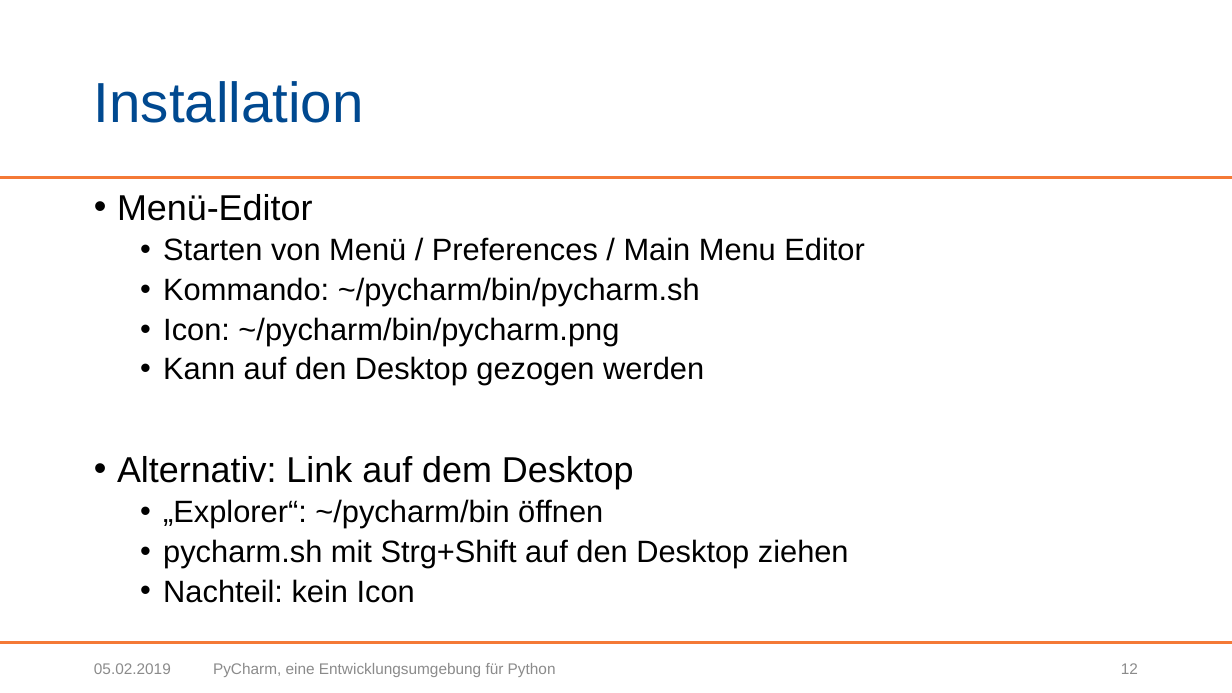
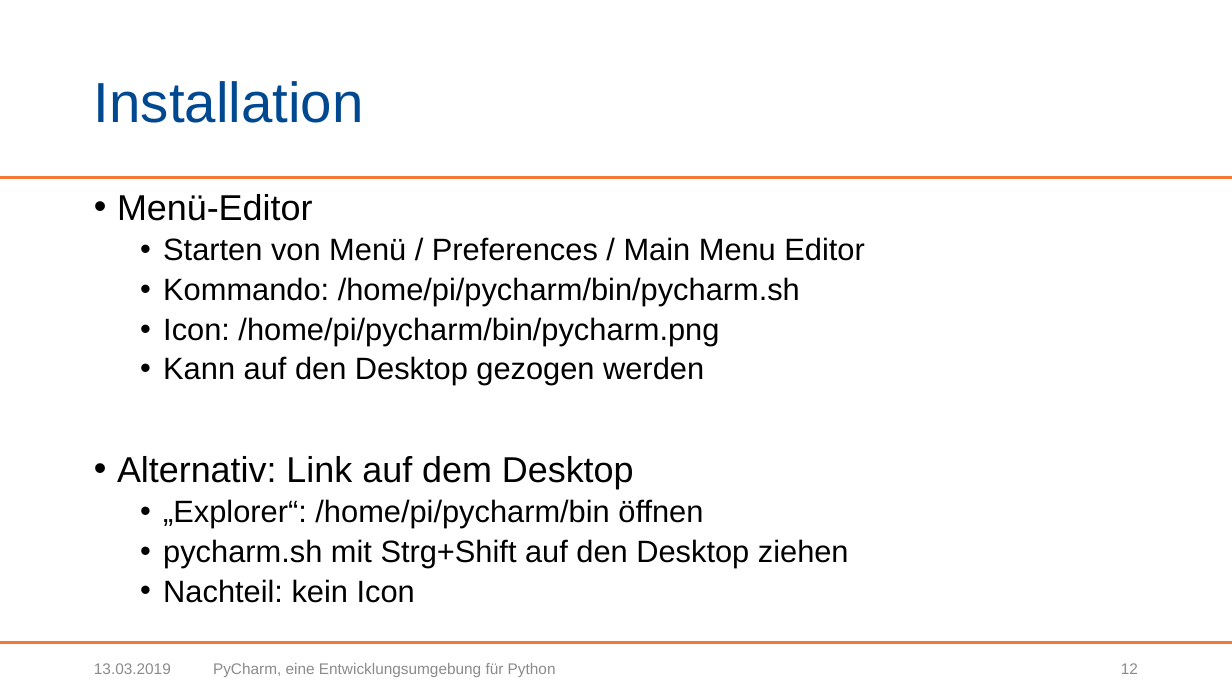
Before and after one commit to BogyMitutoyoCTL/Tetris-Preparation, a slide deck: slide 12 of Präsentationen/Pycharm.pptx. Drawn at 1232x693 pixels with LibreOffice and Linux fonts; fonts in the diff are those of the drawing; background and template pictures are left out. Boxes give left, top, right and bottom in pixels: in the first picture for what was removed or moved away, otherwise in the second. Text is boxed around its words. In the diff, an @@ line names an element or a change of style, - is before the commit and + after.

```diff
--- a/Präsentationen/Pycharm.pptx
+++ b/Präsentationen/Pycharm.pptx
@@ text at [163, 277, 800, 345]: text changed @@
-  • Kommando: ~/pycharm/bin/pycharm.sh
-  • Icon: ~/pycharm/bin/pycharm.png
+  • Kommando: /home/pi/pycharm/bin/pycharm.sh
+  • Icon: /home/pi/pycharm/bin/pycharm.png
@@ text at [163, 499, 703, 528]: text changed @@
-  • „Explorer“: ~/pycharm/bin öffnen
+  • „Explorer“: /home/pi/pycharm/bin öffnen
@@ text at [94, 663, 171, 674]: text changed @@
-05.02.2019
+13.03.2019
```
Also in this commit, not shown: 26 other slides changed, 2 other files.
